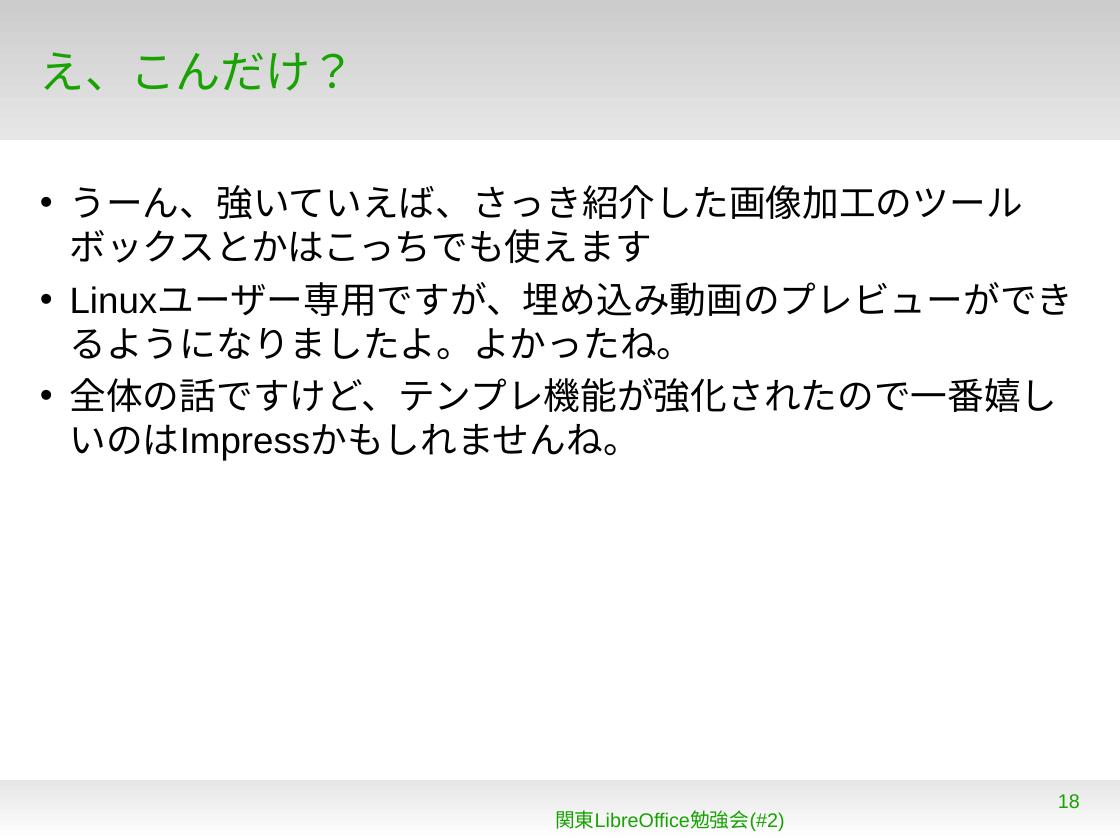
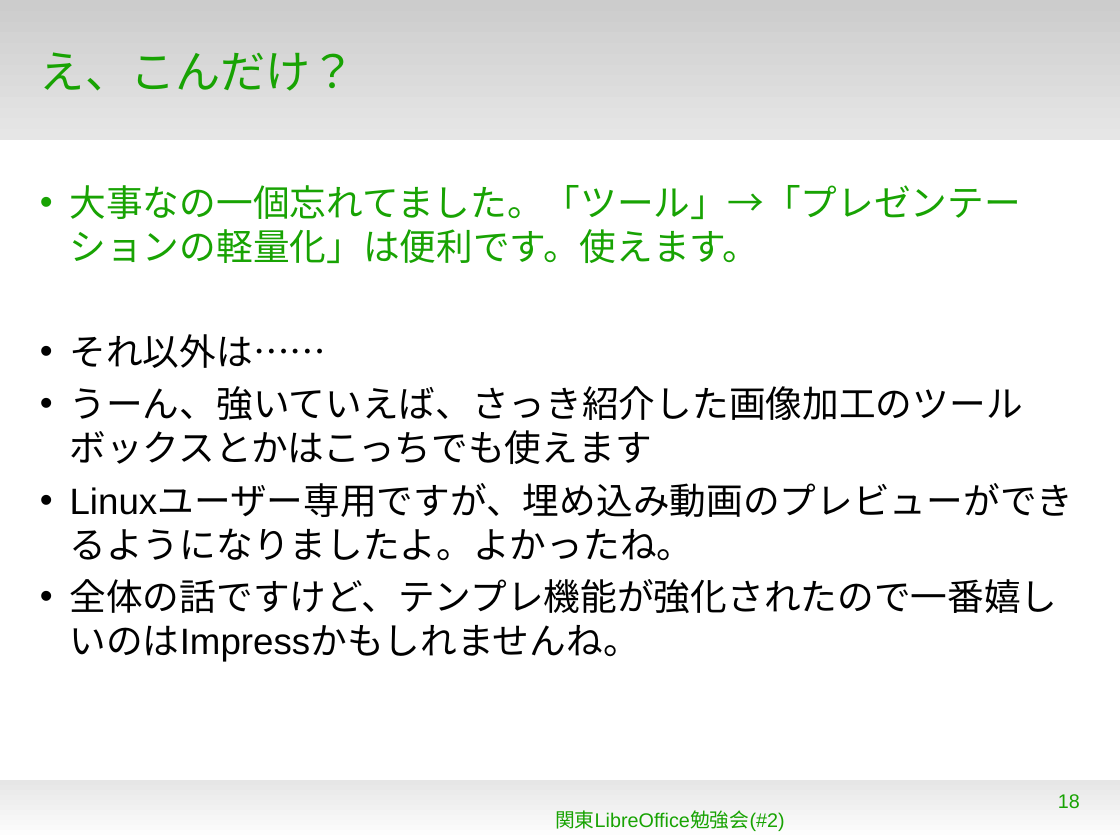
Before and after one commit to naruoga/KantoLibreOffice, a slide deck: slide 18 of Jan2013/WhatsNew4-0.odp. Drawn at 1120x840 pixels with LibreOffice and Linux fonts; fonts in the diff are those of the drawing; background and template pictures are left out. Boxes give left, top, right and bottom in pixels: in the first picture for what was removed or moved away, otherwise in the second. Text is boxed around its words. In the diff, an @@ line names an element or a change of style, - is before the commit and + after.

```diff
--- a/Jan2013/WhatsNew4-0.odp
+++ b/Jan2013/WhatsNew4-0.odp
@@ text at box(70, 185, 1021, 368): paragraphs added @@
+• 大事なの一個忘れてました。「ツール」→「プレゼンテーションの軽量化」は便利です。使えます。
+• それ以外は……
```
Also in this commit, not shown: 1 other slide changed.
